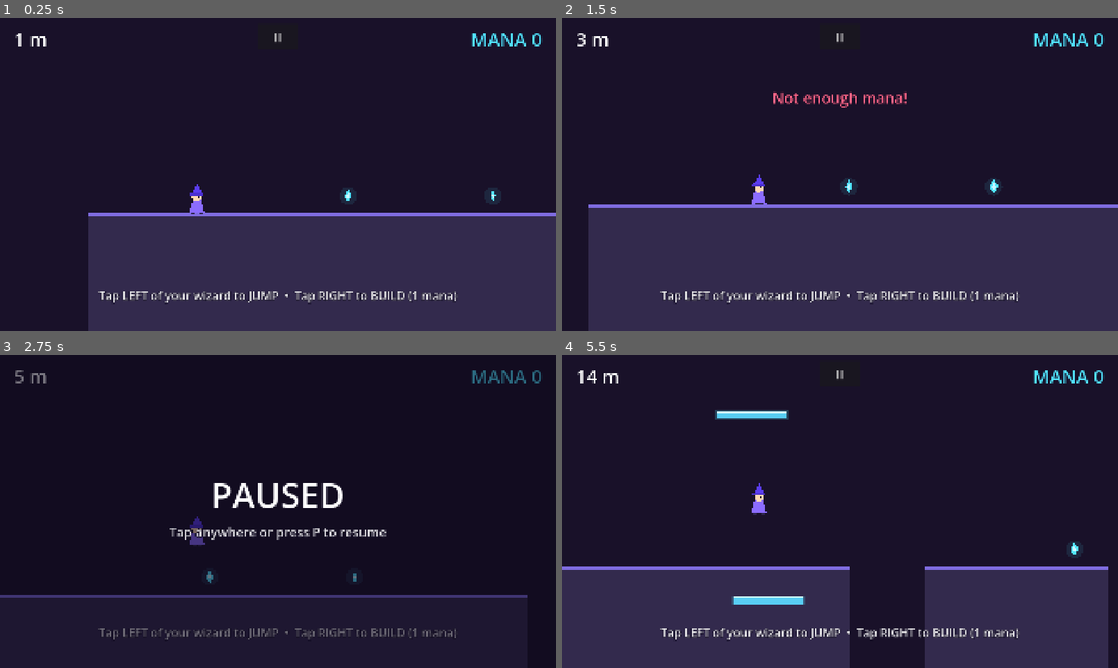
Above: before the commit, frames 1-4 (two rows, left to right).
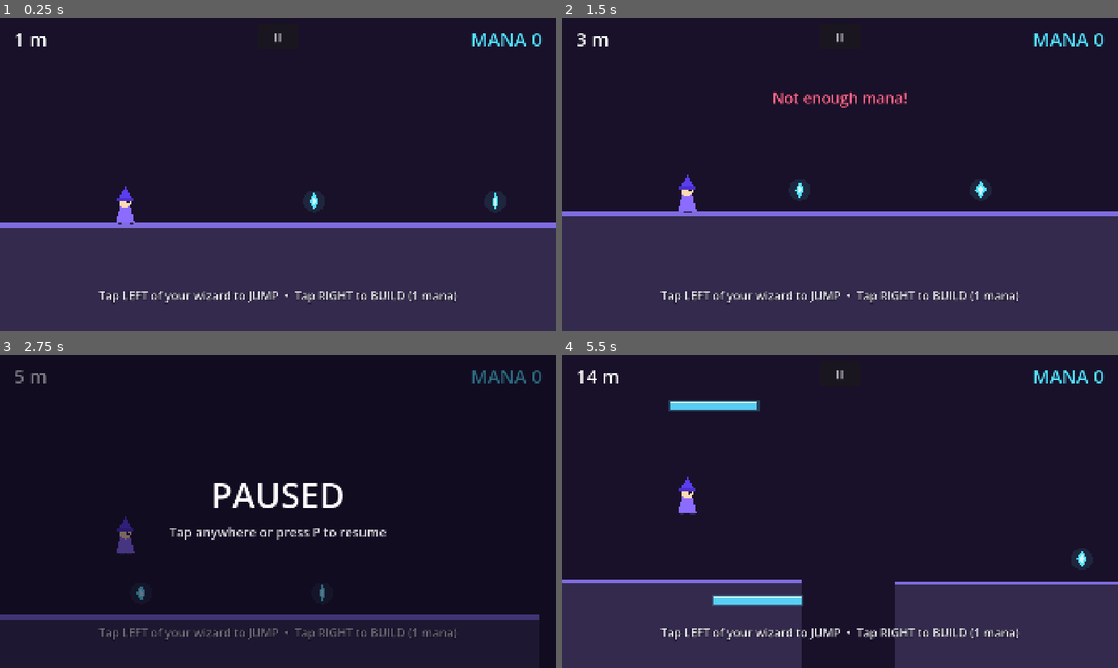
Above: after the commit, the same moments.

Repository: Larper/spellbros_mobile
Game: Godot game, scene res://scenes/main.tscn
The game is run twice, just before and just after one commit, with the same random seed, the same clock (stepped at 60 frames per second) and the same inputs.
Inputs (mouse positions are in pixels of both pictures, inside the frame that each line leads up to):
- Up to frame 1 (0.25 s): no input
- Up to frame 2 (1.5 s): click "II" at 0.5 s; tap Enter at 1.25 s; move the mouse to (962, 158) at 1.27 s; tap P at 1.35 s; click (962, 158) at 1.42 s
- Up to frame 3 (2.75 s): tap Space at 1.52 s; click "II" at 2 s
- Up to frame 4 (5.5 s): tap Enter at 2.75, 4.25 s; move the mouse to (728, 527) at 2.77 s; tap R at 2.85, 5.1 s; click (728, 527) at 2.92 s; tap Space at 3.02, 5.27 s; click "II" at 3.5 s; move the mouse to (895, 442) at 4.27 s; tap P at 4.35 s; click (895, 442) at 4.42 s; move the mouse to (812, 574) at 5.02 s; click (812, 574) at 5.17 s

The runs differ from the first frame. In frame 1, 10% of the frame differs, in the area x 0-100%, y 53-100%; in frame 2, 5.9%; in frame 3, 3.1%; in frame 4, 10%, in the area x 0-100%, y 14-100%.

Commit message:
Camera crop: 1.25x zoom, wizard reframed to 22% from the left edge
Visible world shrinks to 1536x864 so the wizard reads bigger on phones;
CAMERA_LEAD 288 -> 430 trims the dead space behind him. Crush width,
fall-death line, and the lookahead framing offsets rescaled to the new
visible half-extents (768x432).

Co-Authored-By: Claude Fable 5 <noreply@anthropic.com>

Diff:
--- a/scripts/main.gd
+++ b/scripts/main.gd
@@ -22,7 +22,11 @@
 const PLATFORM_LIFE_LATE := 2.4
 const PLATFORM_DECAY_START := 300.0
 const PLATFORM_DECAY_END := 600.0
-const CAMERA_LEAD := 288.0  # keeps the wizard ~35% from the left edge
+## Camera crop: zoom 1.25 -> visible world is 1536x864 (half 768x432), so the
+## wizard reads bigger on a phone. The lead pushes him to ~22% from the left
+## edge: what's behind him is dead space, what's ahead is the game.
+const CAMERA_ZOOM := 1.25
+const CAMERA_LEAD := 430.0  # world px ahead of the wizard the camera centers on
 const CAMERA_CHASE := 0.85  # fraction of run speed the camera keeps while the player is stalled
 const RESTART_LOCKOUT_MS := 600.0
 
@@ -64,6 +68,7 @@
 
 	cam = Camera2D.new()
 	cam.global_position = Vector2(player.global_position.x + CAMERA_LEAD, 620.0)
+	cam.zoom = Vector2(CAMERA_ZOOM, CAMERA_ZOOM)
 	add_child(cam)
 	cam.make_current()
 
@@ -80,8 +85,8 @@
 		distance_m = maxf(distance_m, (player.global_position.x - start_x) / 100.0)
 		player.run_speed = run_speed_for(distance_m)
 		hud.update_score(int(distance_m))
-		if player.global_position.y > cam.global_position.y + 820.0:
-			player.die()
+		if player.global_position.y > cam.global_position.y + 710.0:
+			player.die()  # ~280 world px below the zoomed view's bottom edge
 
 	if not player.dead:
 		# The camera never waits: it holds the lead while the player keeps
@@ -90,7 +95,7 @@
 		var pace_x := player.global_position.x + CAMERA_LEAD
 		var auto_x := cam.global_position.x + player.run_speed * CAMERA_CHASE * delta
 		cam.global_position.x = maxf(auto_x, pace_x)
-		var half_w := get_viewport().get_visible_rect().size.x * 0.5
+		var half_w := get_viewport().get_visible_rect().size.x * 0.5 / CAMERA_ZOOM
 		if player.global_position.x < cam.global_position.x - half_w - 30.0:
 			player.die()
 	cam.global_position.y = lerpf(cam.global_position.y, camera_target_y(), 1.0 - pow(0.002, delta))
@@ -110,7 +115,9 @@
 	var target := player.global_position.y - 60.0
 	var ahead := _lowest_ground_ahead()
 	if ahead > 0.0:
-		target = maxf(target, minf(ahead - 450.0, player.global_position.y + 300.0))
+		# 360/240 keep the same screen fractions the pre-zoom 450/300 gave the
+		# full-height view (visible half-height is now 432, not 540)
+		target = maxf(target, minf(ahead - 360.0, player.global_position.y + 240.0))
 	return clampf(target, 150.0, 920.0)
 
 
